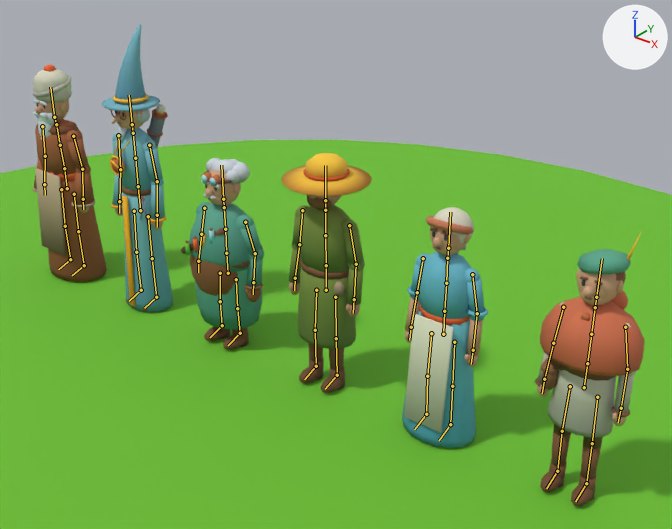
Two versions of the Blender file ArtSource/Blender/npc.blend, one commit apart.
One viewpoint serves both versions: a camera (50 mm lens) standing at (4.28, -4.62, 3.87) and looking at (0.48, 0.14, 0.92). The lights are fixed; the arrows at upper right show +X, +Y and +Z. The picture after the commit comes second. The bones that bend it are drawn over the model as lines.

Names of what the first picture shows: 'NPC_Cabir_Govde', 'NPC_HesapHocasi_Govde', 'NPC_KopukEfendi_Govde', 'NPC_KoyluErkek_Govde', 'NPC_KoyluKadin_Govde', 'NPC_Ulak_Govde', 'Onizleme_Zemin'.
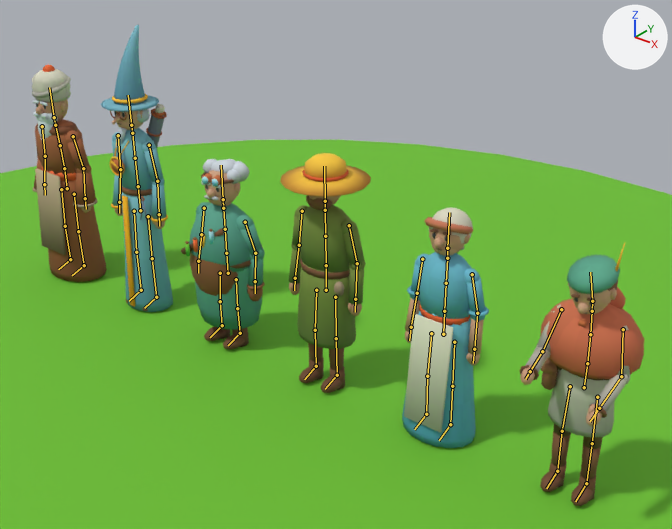
The newer file adds an action. The first version stands in its rest pose; the second is drawn at frame 15 of the action 'Ulak_Calis_Dongu'.

The change in detail:
Bone 'Bas' (bone_bas) turns from (0, 0, 0) to (-1, 6, 0) degrees about its own x, y and z.
Bone 'Kol_Ust_Sol' (bone_kol_ust_sol) turns from (0, 0, 0) to (1, 0, 0) degrees about its own x, y and z.
Bone 'Bas' (bone_bas_) turns from (0, 0, 0) to (-1, 9, 0) degrees about its own x, y and z.
Bone 'Bas' (bone_bas__) turns from (0, 0, 0) to (-1, 6, 0) degrees about its own x, y and z.
Bone 'Omurga' (bone_omurga) turns from (0, 0, 0) to (3, 0, 0) degrees about its own x, y and z.
Bone 'Gogus' (bone_gogus) turns from (0, 0, 0) to (7, 0, 0) degrees about its own x, y and z.
Bone 'Bas' (bone_bas___) turns from (0, 0, 0) to (14, 4, 0) degrees about its own x, y and z.
Bone 'Kol_Ust_Sol' (bone_kol_ust_sol_) turns from (0, 0, 0) to (-26, 0, -8) degrees about its own x, y and z.
Bone 'Kol_Alt_Sol' (bone_kol_alt_sol) turns from (0, 0, 0) to (-40, 0, 0) degrees about its own x, y and z.
Bone 'Kol_Ust_Sag' (bone_kol_ust_sag) turns from (0, 0, 0) to (-50, 0, 6) degrees about its own x, y and z.
Bone 'Kol_Alt_Sag' (bone_kol_alt_sag) turns from (0, 0, 0) to (-42, 0, 0) degrees about its own x, y and z.

What differs and where, as boxes [x1, y1, x2, y2] in the pictures (672 x 529 px):
'NPC_Ulak_Govde', posed (14% wider): before [535, 232, 645, 506]; after [519, 243, 644, 506]
'NPC_KoyluKadin_Govde', posed: [402, 207, 489, 448] in both
'NPC_KoyluErkek_Govde', posed: before [281, 153, 372, 393]; after [280, 153, 371, 393]
'NPC_HesapHocasi_Govde', posed: before [102, 25, 173, 312]; after [101, 25, 173, 312]
'NPC_Cabir_Govde', posed: before [33, 64, 107, 282]; after [31, 65, 107, 282]
'NPC_KopukEfendi_Govde', posed: before [181, 158, 264, 350]; after [181, 159, 265, 350]
bone 'Bas', root to tip: before (54, 117) to (50, 87); after (54, 117) to (49, 87)
bone 'Bas', root to tip: before (325, 200) to (325, 165); after (325, 201) to (324, 166)
bone 'Omurga', root to tip: before (587, 363) to (591, 334); after (587, 363) to (590, 334)
bone 'Gogus', root to tip: before (591, 334) to (595, 307); after (590, 334) to (592, 311)
bone 'Bas', root to tip: before (596, 297) to (602, 258); after (592, 301) to (590, 272)
bone 'Kol_Ust_Sol', root to tip: before (625, 327) to (627, 369); after (623, 329) to (621, 376)
bone 'Kol_Alt_Sol', root to tip: before (627, 369) to (621, 408); after (621, 376) to (599, 408)
bone 'Kol_Ust_Sag', root to tip: before (563, 307) to (553, 343); after (561, 309) to (542, 351)
bone 'Kol_Alt_Sag', root to tip: before (553, 343) to (544, 379); after (542, 351) to (530, 371)
